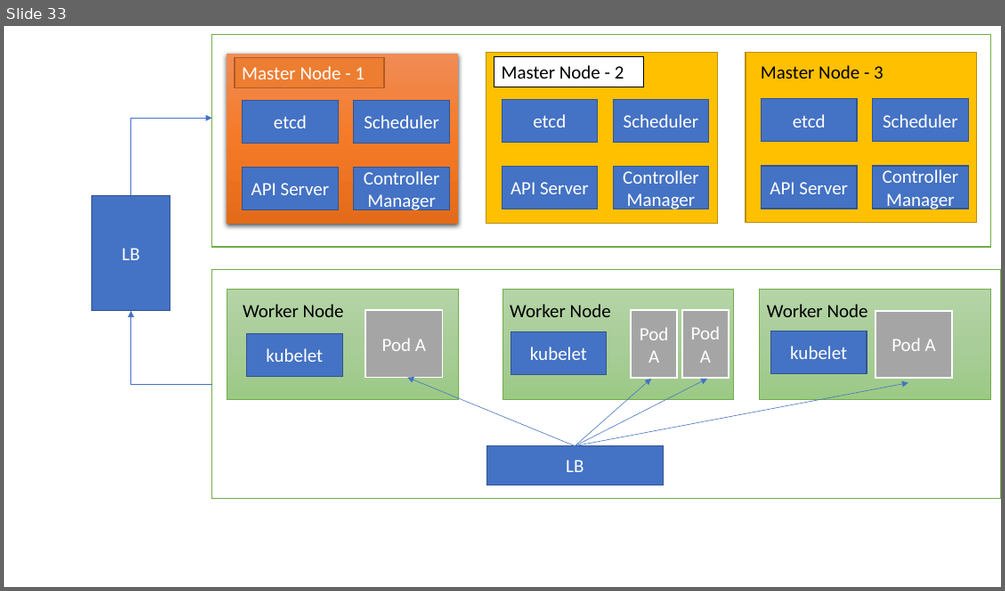
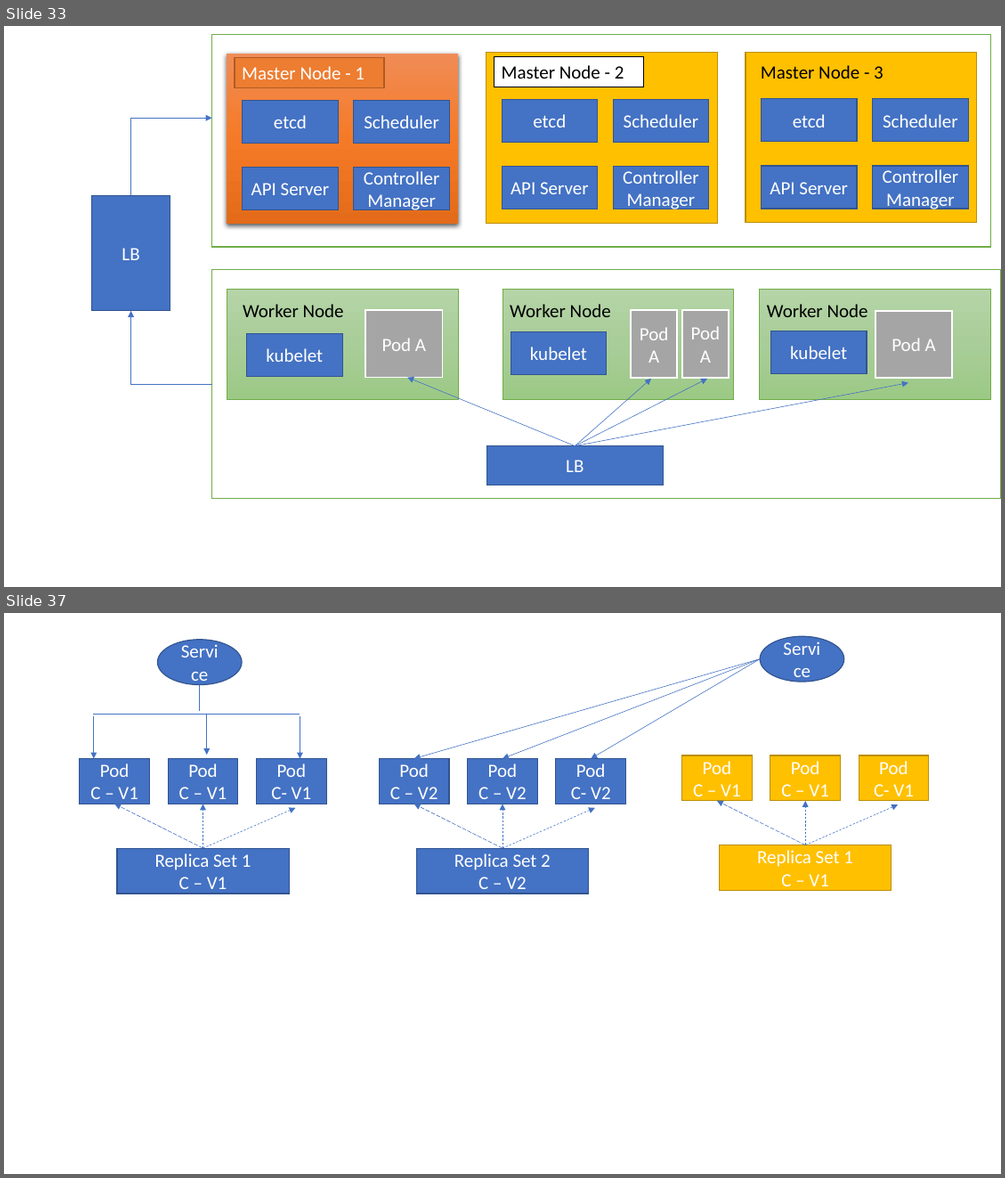
Before and after one commit to BhaveshBR/ckalab, a slide deck: WhiteBoard.pptx. Shown one above the other, each under a label of ours: slide 33 before the commit, slides 33 and 37 after it; the slides between them are not shown. The pictures are 1005x591 and 1005x1178 pixels, drawn with LibreOffice and Linux fonts; fonts in the diff are those of the drawing. Boxes give left, top, right and bottom in pixels: in the first picture for what was removed or moved away, otherwise in the second. Text is boxed around its words. In the diff, an @@ line names an element or a change of style, - is before the commit and + after.

```diff
--- a/WhiteBoard.pptx
+++ b/WhiteBoard.pptx
@@ slide 37 added at box(4, 613, 1001, 1174), background #FFFFFF @@
@@ arrow added from (760, 659) to (413, 759), #4472C4 0.5 pt @@
@@ arrow added from (760, 659) to (502, 759), #4472C4 0.5 pt @@
@@ arrow added from (760, 659) to (591, 759), #4472C4 0.5 pt @@
@@ group added at box(80, 639, 326, 893): 6 arrows, 4 rectangles, 2 lines, 1 ellipse @@
+Pod
+C – V1
+Pod
+C – V1
+Pod
+C- V1
+Service
+Replica Set 1
+C – V1
@@ group added at box(380, 759, 626, 893): 4 rectangles, 3 arrows @@
+Pod
+C – V2
+Pod
+C – V2
+Pod
+C- V2
+Replica Set 2
+C – V2
@@ group added at box(682, 636, 929, 891): 4 rectangles, 3 arrows, 1 ellipse @@
+Pod
+C – V1
+Pod
+C – V1
+Pod
+C- V1
+Service
+Replica Set 1
+C – V1
```
Also in this commit, not shown: 4 other slides added, 36 other files.
